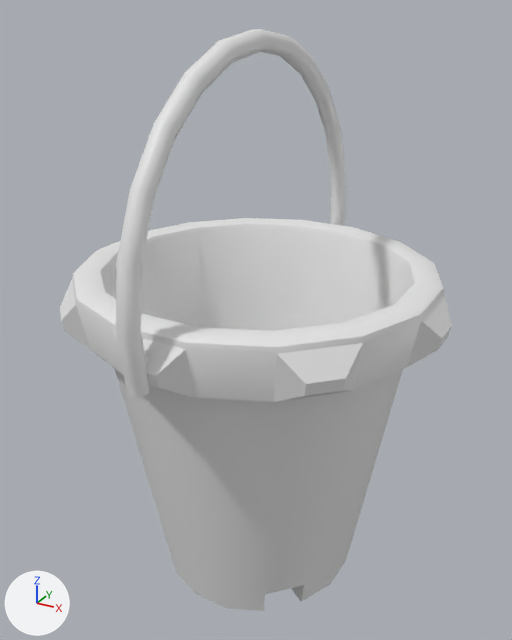
One commit to the FBX model Assets/Models/Playground/bucket.fbx: the scene before it, then after it.
Before and after are seen from a camera (50 mm lens) standing at (1.4, -2.56, 2.55) and looking at (-0.01, 0.01, 1.26). The axes (+X, +Y, +Z) are drawn at lower left. The lights are the same throughout. Where no turn or scale is listed for an object, it has been applied to the vertices.

Objects in the first picture: 'BézierCircle', 'Cube.016'.
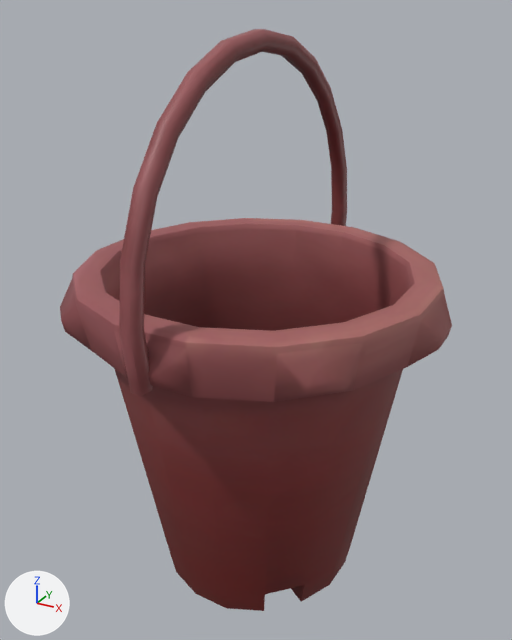
What differs and where, as boxes [x1, y1, x2, y2] in the pictures (512 x 640 px):
'Cube.016', recoloured, surface changed (grey to brown)
    both: [60, 218, 452, 611]
'BézierCircle', recoloured, moved (grey to brown)
    before: [116, 29, 346, 399]
    after: [119, 29, 347, 396]

Patch to the scene script:
```diff
--- a/Assets/Models/Playground/bucket.fbx.py
+++ b/Assets/Models/Playground/bucket.fbx.py
@@ img_bucket_png @@
+img_bucket_png = load_image('bucket.png', 'bucket.png', 512, 512, 'sRGB')
@@ mat_material_007 @@
+mat_material_007 = principled_material('Material.007')
+mat_material_007.texture = img_bucket_png
+mat_material_007.roughness = 0.7
@@ mat_material_005 @@
+mat_material_005 = principled_material('Material.005')
+mat_material_005.texture = img_bucket_png
@@ me_cube_037 @@
 me_cube_037.from_pydata(...)  # 257 vertices, 249 faces; spans x -0.84..0.84, y -0.84..0.84, z 0.0..1.52
 # used by ob_cube_016; location = (0.0, 0.0, 0.0)
+# me_cube_037 part 1: texture (UV) coordinates of 249 of 249 faces, centred in x -0.84..0.84, y -0.84..0.84, z 0.0..1.52, changed; they spanned u 0.37..0.88, v 0.0..1.0 and now span u 0.0..0.97, v 0.0..1.0
+me_cube_037.materials.append(mat_material_007)  # picture img_bucket_png
@@ me_béziercircle @@
 me_béziercircle.from_pydata(...)  # 110 vertices, 108 faces; spans x -0.05..0.05, y -0.92..0.92, z -0.08..1.09
+me_béziercircle.materials.append(mat_material_005)  # picture img_bucket_png
@@ ob_béziercircle @@
 ob_béziercircle = bpy.data.objects.new('BézierCircle', me_béziercircle)
-ob_béziercircle.location = (0.0, 0.0, 1.388)
+ob_béziercircle.location = (-0.002, 0.02, 1.388)
```
